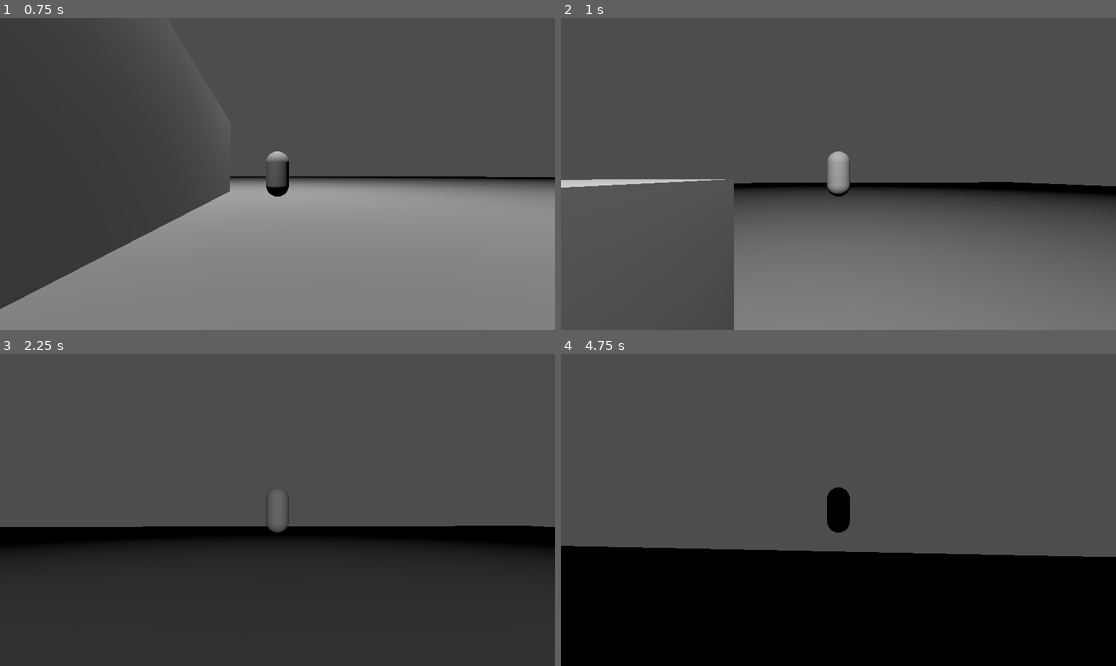
Above: before the commit, frames 1-4 (two rows, left to right).
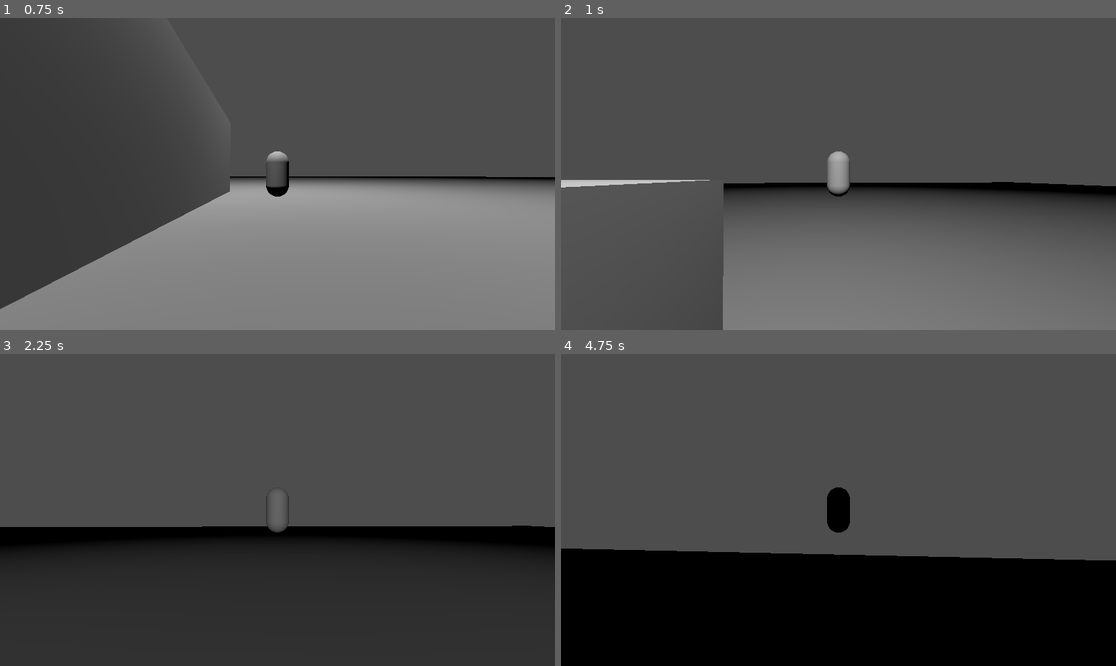
Above: after the commit, the same moments.

Repository: workingSpear/Metapathic
Game: Godot game, scene res://Scenes/test.tscn
Two runs of this game, one before a commit and one after it. Both use one fixed random seed, a clock stepped at 60 frames per second and the inputs below. The project has no main scene, so this scene is started directly.
Inputs (mouse positions are in pixels of both pictures, inside the frame that each line leads up to):
- Up to frame 1 (0.75 s): tap Enter at 0.5 s; move the mouse to (305, 174) at 0.52 s; hold W (forward) from 0.53 s (still down); hold Shift (sprint) from 0.53 s (still down)
- Up to frame 2 (1 s): keep holding W (forward); keep holding Shift (sprint); tap Space (jump) at 0.77, 0.8 s
- Up to frame 3 (2.25 s): keep holding W (forward); tap Space (jump) at 1.07, 1.35, 1.52, 1.82 s; move the mouse to (249, 510) at 1.27 s; release Shift (sprint) at 1.28 s; tap Shift (sprint) at 1.55 s; move the mouse to (288, 503) at 2.02 s; hold Shift (sprint) from 2.03 s (still down)
- Up to frame 4 (4.75 s): keep holding W (forward); tap Space (jump) at 2.3, 3.02, 3.32, 3.5, 3.77, 3.8, 4.07, 4.35, 4.52 s; move the mouse to (832, 516) at 2.77 s; release Shift (sprint) at 2.78 s; tap I at 2.85 s; tap Shift (sprint) at 3.05, 4.55 s; move the mouse to (877, 513) at 3.52 s; hold Shift (sprint) 3.53-4.28 s; move the mouse to (794, 506) at 4.27 s

Frame 1 is identical in both runs. In frame 2, 0.7% of the frame differs, in the area x 0-88%, y 44-100%; in frame 3, less than 0.1%; in frame 4, 1.0%, in the area x 0-100%, y 61-67%.

Commit message:
Rework movement logic into base classes

Diff:
--- a/Resources/Player States/move_state.tres
+++ b/Resources/Player States/move_state.tres
@@ -1,6 +1,6 @@
 [gd_resource type="Resource" script_class="MovementStateResource" load_steps=2 format=3 uid="uid://dd5hsc5a3imx6"]
 
-[ext_resource type="Script" uid="uid://b1ydx7ror70hj" path="res://Scripts/Resource Formats/movement_state_resource.gd" id="1_otm2d"]
+[ext_resource type="Script" uid="uid://b1ydx7ror70hj" path="res://Scripts/Resource Formats/move_state_data.gd" id="1_otm2d"]
 
 [resource]
 script = ExtResource("1_otm2d")
--- a/Scenes/test.tscn
+++ b/Scenes/test.tscn
@@ -1,9 +1,9 @@
 [gd_scene load_steps=13 format=3 uid="uid://dukooihowntnv"]
 
 [ext_resource type="Script" uid="uid://vq2cnw7hk5h7" path="res://Scripts/Player/player.gd" id="1_8od7v"]
-[ext_resource type="Script" uid="uid://b4ia70r53dfff" path="res://Scripts/Player/camera_controller.gd" id="1_lc1oi"]
-[ext_resource type="Script" uid="uid://b7admw81vwxsa" path="res://Scripts/States/movement_state_machine.gd" id="3_35xla"]
-[ext_resource type="Script" uid="uid://cb1vrs51wlmxm" path="res://Scripts/Player/player_movement_component.gd" id="3_qc4db"]
+[ext_resource type="Script" uid="uid://b4ia70r53dfff" path="res://Scripts/Player/player_camera_controller.gd" id="1_lc1oi"]
+[ext_resource type="Script" uid="uid://b7admw81vwxsa" path="res://Scripts/States/move_state_machine.gd" id="3_35xla"]
+[ext_resource type="Script" uid="uid://cb1vrs51wlmxm" path="res://Scripts/Player/player_move_input_component.gd" id="3_qc4db"]
 [ext_resource type="Script" uid="uid://dwkuy5p60r3i5" path="res://Scripts/Player/States/idle.gd" id="3_ys1qc"]
 [ext_resource type="Script" uid="uid://c3fmm64j3llva" path="res://Scripts/Player/States/move.gd" id="5_i3aeo"]
 [ext_resource type="Script" uid="uid://d0e8tvb8nlf5v" path="res://Scripts/Player/States/jump.gd" id="6_5wyu1"]
@@ -52,54 +52,54 @@
 [node name="MeshInstance3D" type="MeshInstance3D" parent="Player/MeshHolder"]
 mesh = SubResource("CapsuleMesh_8od7v")
 
-[node name="CameraHolder" type="Node3D" parent="Player" node_paths=PackedStringArray("yaw_node", "pitch_node", "camera")]
+[node name="PlayerCameraHolder" type="Node3D" parent="Player" node_paths=PackedStringArray("yaw_node", "pitch_node", "camera")]
 script = ExtResource("1_lc1oi")
 yaw_node = NodePath("CamYaw")
 pitch_node = NodePath("CamYaw/CamPitch")
 camera = NodePath("CamYaw/CamPitch/SpringArm3D/Camera3D")
 
-[node name="CamYaw" type="Node3D" parent="Player/CameraHolder"]
+[node name="CamYaw" type="Node3D" parent="Player/PlayerCameraHolder"]
 
-[node name="CamPitch" type="Node3D" parent="Player/CameraHolder/CamYaw"]
+[node name="CamPitch" type="Node3D" parent="Player/PlayerCameraHolder/CamYaw"]
 
-[node name="SpringArm3D" type="SpringArm3D" parent="Player/CameraHolder/CamYaw/CamPitch"]
+[node name="SpringArm3D" type="SpringArm3D" parent="Player/PlayerCameraHolder/CamYaw/CamPitch"]
 shape = SubResource("SphereShape3D_lc1oi")
 spring_length = 9.0
 
-[node name="Camera3D" type="Camera3D" parent="Player/CameraHolder/CamYaw/CamPitch/SpringArm3D"]
+[node name="Camera3D" type="Camera3D" parent="Player/PlayerCameraHolder/CamYaw/CamPitch/SpringArm3D"]
 transform = Transform3D(1, 0, 0, 0, 1, 0, 0, 0, 1, 0, 0, 1.4478154)
 
-[node name="MovementStateMachine" type="Node" parent="Player" node_paths=PackedStringArray("starting_state")]
+[node name="MoveStateMachine" type="Node" parent="Player" node_paths=PackedStringArray("starting_state")]
 script = ExtResource("3_35xla")
 starting_state = NodePath("Idle")
 
-[node name="Idle" type="Node" parent="Player/MovementStateMachine" node_paths=PackedStringArray("move_state", "jump_state", "fall_state")]
+[node name="Idle" type="Node" parent="Player/MoveStateMachine" node_paths=PackedStringArray("move_state", "fall_state", "jump_state")]
 script = ExtResource("3_ys1qc")
 move_state = NodePath("../Move")
+fall_state = NodePath("../Fall")
 jump_state = NodePath("../Jump")
-fall_state = NodePath("../Fall")
 
-[node name="Move" type="Node" parent="Player/MovementStateMachine" node_paths=PackedStringArray("idle_state", "jump_state", "fall_state")]
+[node name="Move" type="Node" parent="Player/MoveStateMachine" node_paths=PackedStringArray("idle_state", "jump_state", "fall_state")]
 script = ExtResource("5_i3aeo")
 idle_state = NodePath("../Idle")
 jump_state = NodePath("../Jump")
 fall_state = NodePath("../Fall")
 rotation_speed = 8.0
 
-[node name="Jump" type="Node" parent="Player/MovementStateMachine" node_paths=PackedStringArray("fall_state", "idle_state", "move_state")]
+[node name="Jump" type="Node" parent="Player/MoveStateMachine" node_paths=PackedStringArray("fall_state", "idle_state", "move_state")]
 script = ExtResource("6_5wyu1")
 fall_state = NodePath("../Fall")
 idle_state = NodePath("../Idle")
 move_state = NodePath("../Move")
 
-[node name="Fall" type="Node" parent="Player/MovementStateMachine" node_paths=PackedStringArray("idle_state", "move_state")]
+[node name="Fall" type="Node" parent="Player/MoveStateMachine" node_paths=PackedStringArray("idle_state", "move_state")]
 script = ExtResource("7_0c07c")
 idle_state = NodePath("../Idle")
 move_state = NodePath("../Move")
 
-[node name="PlayerMovementComponent" type="Node" parent="Player"]
+[node name="PlayerMoveInputComponent" type="Node" parent="Player"]
 script = ExtResource("3_qc4db")
 
-[connection signal="set_cam_rotation" from="Player/CameraHolder" to="Player/MovementStateMachine/Move" method="_on_camera_holder_set_cam_rotation"]
-[connection signal="set_cam_rotation" from="Player/CameraHolder" to="Player/MovementStateMachine/Jump" method="_on_camera_holder_set_cam_rotation"]
-[connection signal="set_cam_rotation" from="Player/CameraHolder" to="Player/MovementStateMachine/Fall" method="_on_camera_holder_set_cam_rotation"]
+[connection signal="set_cam_rotation" from="Player/PlayerCameraHolder" to="Player/MoveStateMachine/Move" method="_on_camera_holder_set_cam_rotation"]
+[connection signal="set_cam_rotation" from="Player/PlayerCameraHolder" to="Player/MoveStateMachine/Jump" method="_on_camera_holder_set_cam_rotation"]
+[connection signal="set_cam_rotation" from="Player/PlayerCameraHolder" to="Player/MoveStateMachine/Fall" method="_on_camera_holder_set_cam_rotation"]
--- a/Scripts/Player/States/fall.gd
+++ b/Scripts/Player/States/fall.gd
@@ -1,41 +1,28 @@
-extends MovementState
+extends MoveState
 
-@export var idle_state: MovementState
-@export var move_state: MovementState
-
-var move_direction: Vector3
-var cam_rotation: float
-var move_resource = preload("res://Resources/Player States/move_state.tres")
+@export var idle_state: MoveState
+@export var move_state: MoveState
 
 
-func _process_physics(_delta: float) -> MovementState:
-	move_direction = get_movement_input()
-	move_direction = move_direction.rotated(Vector3.UP, cam_rotation)
-	move_direction = move_direction.normalized()
+func process_physics(delta: float) -> MoveState:
+	var move_direction = get_rotated_move_direction()
 
-	var calculated_velocity: Vector3
-	var move_speed = move_resource.move_speed
-	if Input.is_action_pressed("sprint"):
-		move_speed = move_resource.move_speed_sprint
+	var move_speed = get_move_speed()
 
-	calculated_velocity.x = move_speed * move_direction.x
-	calculated_velocity.y = parent_obj.velocity.y
-	calculated_velocity.z = move_speed * move_direction.z
+	var target_move_velocity: Vector3 = move_direction * move_speed
+	target_move_velocity.y = parent_obj.velocity.y
 
 	parent_obj.velocity = parent_obj.velocity.move_toward(
-		calculated_velocity,
-		move_resource.acceleration * _delta,
+		target_move_velocity,
+		move_data.acceleration * delta,
 	)
 
-	parent_obj.velocity.y -= gravity * move_resource.gravity_fall_multiplier * _delta
+	parent_obj.velocity.y -= gravity * move_data.gravity_fall_multiplier * delta
 	parent_obj.move_and_slide()
 
 	if parent_obj.is_on_floor():
 		if move_direction.is_zero_approx() and parent_obj.velocity.is_zero_approx():
 			return idle_state
 		return move_state
+
 	return null
-
-
-func _on_camera_holder_set_cam_rotation(rotation: float) -> void:
-	cam_rotation = rotation
--- a/Scripts/Player/States/idle.gd
+++ b/Scripts/Player/States/idle.gd
@@ -1,28 +1,29 @@
-extends MovementState
+extends MoveState
 
-@export var move_state: MovementState
-@export var jump_state: MovementState
-@export var fall_state: MovementState
+@export var move_state: MoveState
+@export var fall_state: MoveState
+@export var jump_state: MoveState
 
 
-func _enter():
+func enter():
 	super()
 	parent_obj.velocity.x = 0
 	parent_obj.velocity.z = 0
 
 
-func _process_input(_event: InputEvent) -> MovementState:
+func process_input(_event: InputEvent) -> MoveState:
 	if get_jump() and parent_obj.is_on_floor():
 		return jump_state
-	if get_movement_input() != Vector3.ZERO:
+	if not get_move_input().is_zero_approx():
 		return move_state
 	return null
 
 
-func _process_physics(_delta: float) -> MovementState:
+func process_physics(delta: float) -> MoveState:
 	## TODO: do movement things here
-	parent_obj.velocity.y -= gravity * _delta
+	parent_obj.velocity.y -= gravity * delta
 	parent_obj.move_and_slide()
+
 	if !parent_obj.is_on_floor():
 		return fall_state
 	return null
--- a/Scripts/Player/States/jump.gd
+++ b/Scripts/Player/States/jump.gd
@@ -1,40 +1,30 @@
-extends MovementState
+extends MoveState
 
-@export var fall_state: MovementState
-@export var idle_state: MovementState
-@export var move_state: MovementState
+@export var fall_state: MoveState
+@export var idle_state: MoveState
+@export var move_state: MoveState
 @export var jump_force: float = 20.0
 
-var move_direction: Vector3
-var cam_rotation: float
-var move_resource = preload("res://Resources/Player States/move_state.tres")
 
-
-func _enter() -> void:
+func enter() -> void:
 	super()
 	parent_obj.velocity.y = jump_force
 
 
-func _process_physics(delta: float) -> MovementState:
-	move_direction = get_movement_input()
-	move_direction = move_direction.rotated(Vector3.UP, cam_rotation)
-	move_direction = move_direction.normalized()
+func process_physics(delta: float) -> MoveState:
+	var move_direction = get_rotated_move_direction()
 
-	var calculated_velocity: Vector3
-	var move_speed = move_resource.move_speed
-	if Input.is_action_pressed("sprint"):
-		move_speed = move_resource.move_speed_sprint
+	var move_speed = get_move_speed()
 
-	calculated_velocity.x = move_speed * move_direction.x
-	calculated_velocity.y = parent_obj.velocity.y
-	calculated_velocity.z = move_speed * move_direction.z
+	var target_move_velocity: Vector3 = move_direction * move_speed
+	target_move_velocity.y = parent_obj.velocity.y
 
 	parent_obj.velocity = parent_obj.velocity.move_toward(
-		calculated_velocity,
-		move_resource.acceleration * delta,
+		target_move_velocity,
+		move_data.acceleration * delta,
 	)
 
-	parent_obj.velocity.y -= gravity * move_resource.gravity_jump_multiplier * delta
+	parent_obj.velocity.y -= gravity * move_data.gravity_jump_multiplier * delta
 	parent_obj.move_and_slide()
 
 	if parent_obj.is_on_floor():
@@ -42,11 +32,7 @@
 			return move_state
 		return idle_state
 
-	if not Input.is_action_pressed("jump") or parent_obj.velocity.y < 0:
+	if not get_jump_hold() or parent_obj.velocity.y < 0:
 		return fall_state
 
 	return null
-
-
-func _on_camera_holder_set_cam_rotation(rotation: float) -> void:
-	cam_rotation = rotation
--- a/Scripts/Player/States/move.gd
+++ b/Scripts/Player/States/move.gd
@@ -1,38 +1,25 @@
-extends MovementState
+extends MoveState
 
-@export var idle_state: MovementState
-@export var jump_state: MovementState
-@export var fall_state: MovementState
+@export var idle_state: MoveState
+@export var jump_state: MoveState
+@export var fall_state: MoveState
 @export var rotation_speed: float
 
-var move_direction: Vector3
-var cam_rotation: float
-var move_resource = preload("res://Resources/Player States/move_state.tres")
 
+func process_physics(delta: float) -> MoveState:
+	var move_direction = get_rotated_move_direction()
 
-func _process_physics(_delta: float) -> MovementState:
-	if get_jump() and parent_obj.is_on_floor():
-		return jump_state
+	var move_speed = get_move_speed()
 
-	move_direction = get_movement_input()
-	move_direction = move_direction.rotated(Vector3.UP, cam_rotation)
-	move_direction = move_direction.normalized()
-
-	var calculated_velocity: Vector3
-	var move_speed = move_resource.move_speed
-	if Input.is_action_pressed("sprint"):
-		move_speed = move_resource.move_speed_sprint
-
-	calculated_velocity.x = move_speed * move_direction.x
-	calculated_velocity.y = parent_obj.velocity.y
-	calculated_velocity.z = move_speed * move_direction.z
+	var target_move_velocity: Vector3 = move_direction * move_speed
+	target_move_velocity.y = parent_obj.velocity.y
 
 	parent_obj.velocity = parent_obj.velocity.move_toward(
-		calculated_velocity,
-		move_resource.acceleration * _delta,
+		target_move_velocity,
+		move_data.acceleration * delta,
 	)
 
-	parent_obj.velocity.y -= gravity * move_resource.gravity_fall_multiplier * _delta
+	parent_obj.velocity.y -= gravity * move_data.gravity_fall_multiplier * delta
 	parent_obj.move_and_slide()
 
 	var target_rot = atan2(move_direction.x, move_direction.z) - parent_obj.rotation.y
@@ -43,8 +30,8 @@
 
 	if !parent_obj.is_on_floor():
 		return fall_state
+
+	if get_jump() and parent_obj.is_on_floor():
+		return jump_state
+
 	return null
-
-
-func _on_camera_holder_set_cam_rotation(rotation: float) -> void:
-	cam_rotation = rotation
--- a/Scripts/Player/player.gd
+++ b/Scripts/Player/player.gd
@@ -1,22 +1,26 @@
 class_name Player
 extends CharacterBody3D
 
-@onready var movement_state_machine: Node = $MovementStateMachine
-@onready var player_move_component = $PlayerMovementComponent
+var player_move_data: MoveStateData = preload("res://Resources/Player States/move_state.tres")
+
+@onready var move_state_machine: MoveStateMachine = $MoveStateMachine
+@onready var player_move_input_component: PlayerMoveInputComponent = $PlayerMoveInputComponent
 @onready var mesh_holder = $MeshHolder
+@onready var camera_holder: PlayerCameraController = $PlayerCameraHolder
 
 
 func _ready() -> void:
-	movement_state_machine.init(self, mesh_holder, player_move_component)
+	camera_holder.set_cam_rotation.connect(player_move_input_component._on_camera_holder_set_cam_rotation)
+	move_state_machine.init(self, mesh_holder, player_move_input_component, player_move_data)
 
 
 func _process(delta: float) -> void:
-	movement_state_machine.process_frame(delta)
+	move_state_machine.process_frame(delta)
 
 
 func _physics_process(delta: float) -> void:
-	movement_state_machine.process_physics(delta)
+	move_state_machine.process_physics(delta)
 
 
 func _unhandled_input(event: InputEvent) -> void:
-	movement_state_machine.process_input(event)
+	move_state_machine.process_input(event)
--- a/Scripts/Player/camera_controller.gd
+++ b/Scripts/Player/player_camera_controller.gd
@@ -1,3 +1,4 @@
+class_name PlayerCameraController
 extends Node
 
 signal set_cam_rotation(cam_rotation: float)
@@ -10,7 +11,7 @@
 @export var pitch_max: float = 30
 @export var pitch_min: float = -70
 
-var player_prefrences: Player_Prefrences = preload("res://Resources/player_preferences.tres")
+var player_preferences: PlayerPreferences = preload("res://Resources/player_preferences.tres")
 var yaw: float = 0
 var pitch: float = 0
 var yaw_sensitivity: float
@@ -19,8 +20,8 @@
 
 func _ready() -> void:
 	Input.mouse_mode = Input.MOUSE_MODE_CAPTURED
-	yaw_sensitivity = player_prefrences.yaw_sensitivity
-	pitch_sensitivity = player_prefrences.pitch_sensitivity
+	yaw_sensitivity = player_preferences.yaw_sensitivity
+	pitch_sensitivity = player_preferences.pitch_sensitivity
 
 
 func _physics_process(delta: float) -> void:
--- /dev/null
+++ b/Scripts/Player/player_move_input_component.gd
@@ -0,0 +1,34 @@
+class_name PlayerMoveInputComponent
+extends MoveInputComponent
+
+var camera_rotation: float
+
+
+func get_move_direction() -> Vector3:
+	var move_direction: Vector3
+	move_direction.x = Input.get_action_strength("right") - Input.get_action_strength("left")
+	move_direction.z = Input.get_action_strength("backward") - Input.get_action_strength("forward")
+	return move_direction
+
+
+func get_move_rotation() -> float:
+	return camera_rotation
+
+
+## Return a boolean indicating if the character wants to jump
+func wants_jump() -> bool:
+	return Input.is_action_just_pressed("jump")
+
+
+## Return a boolean indicating if the character wants to jump
+func wants_jump_hold() -> bool:
+	return Input.is_action_pressed("jump")
+
+
+## Return a boolean indicating if the character wants to sprint
+func wants_sprint() -> bool:
+	return Input.is_action_pressed("sprint")
+
+
+func _on_camera_holder_set_cam_rotation(rotation: float) -> void:
+	camera_rotation = rotation
--- a/Scripts/Player/player_movement_component.gd
+++ /dev/null
@@ -1,14 +0,0 @@
-class_name PlayerMoveComponent
-extends Node
-
-
-func get_movement_direction() -> Vector3:
-	var movement_direction: Vector3
-	movement_direction.x = Input.get_action_strength("right") - Input.get_action_strength("left")
-	movement_direction.z = Input.get_action_strength("backward") - Input.get_action_strength("forward")
-	return movement_direction
-
-
-# Return a boolean indicating if the character wants to jump
-func wants_jump() -> bool:
-	return Input.is_action_just_pressed("jump")
--- a/Scripts/Resource Formats/movement_state_resource.gd
+++ b/Scripts/Resource Formats/move_state_data.gd
@@ -1,4 +1,4 @@
-class_name MovementStateResource
+class_name MoveStateData
 extends Resource
 
 @export var move_speed: float = 15
--- a/Scripts/Resource Formats/player_preferences.gd
+++ b/Scripts/Resource Formats/player_preferences.gd
@@ -1,4 +1,4 @@
-class_name Player_Prefrences
+class_name PlayerPreferences
 extends Resource
 
 @export var yaw_sensitivity: float
--- /dev/null
+++ b/Scripts/States/move_input_component.gd
@@ -0,0 +1,32 @@
+class_name MoveInputComponent
+extends Node
+
+
+## Returns a Vector3 indicating the character's target move direction.
+## Must be implemented by child classes.
+func get_move_direction() -> Vector3:
+	return Vector3.ZERO
+
+
+## Returns a float indicating the angle to rotate the character's move.
+## Must be implemented by child classes.
+func get_move_rotation() -> float:
+	return 0.0
+
+
+## Return a boolean indicating if the character wants to jump.
+## Must be implemented by child classes.
+func wants_jump() -> bool:
+	return false
+
+
+## Return a boolean indicating if the character is holding jump.
+## Must be implemented by child classes.
+func wants_jump_hold() -> bool:
+	return false
+
+
+## Returns a boolean indicating if the character wants to sprint.
+## Must be implemented by child classes.
+func wants_sprint() -> bool:
+	return false
--- /dev/null
+++ b/Scripts/States/move_state.gd
@@ -0,0 +1,56 @@
+class_name MoveState
+extends Node
+
+var gravity: int = ProjectSettings.get_setting("physics/3d/default_gravity")
+var move_component: MoveInputComponent
+var move_data: MoveStateData
+var parent_obj: CharacterBody3D
+var mesh_holder: Node3D
+
+
+func enter() -> void:
+	pass
+
+
+func exit() -> void:
+	pass
+
+
+func process_input(_event: InputEvent) -> MoveState:
+	return null
+
+
+func process_frame(_delta: float) -> MoveState:
+	return null
+
+
+func process_physics(_delta: float) -> MoveState:
+	return null
+
+
+func get_move_input() -> Vector3:
+	return move_component.get_move_direction().normalized()
+
+
+func get_move_rotation() -> float:
+	return move_component.get_move_rotation()
+
+
+func get_rotated_move_direction() -> Vector3:
+	return get_move_input().rotated(Vector3.UP, get_move_rotation())
+
+
+func get_move_speed() -> float:
+	return move_data.move_speed_sprint if get_sprint() else move_data.move_speed
+
+
+func get_jump() -> bool:
+	return move_component.wants_jump()
+
+
+func get_jump_hold() -> bool:
+	return move_component.wants_jump_hold()
+
+
+func get_sprint() -> bool:
+	return move_component.wants_sprint()
--- a/Scripts/States/movement_state_machine.gd
+++ b/Scripts/States/move_state_machine.gd
@@ -1,47 +1,48 @@
-class_name MovementStateMachine
+class_name MoveStateMachine
 extends Node
 
-@export var starting_state: MovementState
+@export var starting_state: MoveState
 
-var current_state: MovementState
+var current_state: MoveState
 
 
 # Initialize the state machine by giving each child state a reference to the
 # parent object it belongs to and enter the default starting_state.
-func init(parent: CharacterBody3D, mesh_holder: Node3D, move_component: PlayerMoveComponent) -> void:
-	for child: MovementState in get_children():
+func init(parent: CharacterBody3D, mesh_holder: Node3D, move_component: MoveInputComponent, move_data: MoveStateData) -> void:
+	for child: MoveState in get_children():
 		child.parent_obj = parent
 		child.mesh_holder = mesh_holder
 		child.move_component = move_component
+		child.move_data = move_data
 
 	# Initialize to the default state
 	change_state(starting_state)
 
 
 # Change to the new state by first calling any exit logic on the current state.
-func change_state(new_state: MovementState) -> void:
+func change_state(new_state: MoveState) -> void:
 	if current_state:
-		current_state._exit()
+		current_state.exit()
 	print("Now entering: ", new_state.name)
 	current_state = new_state
-	current_state._enter()
+	current_state.enter()
 
 
 # Pass through functions for the Player to call,
 # handling state changes as needed.
 func process_physics(delta: float) -> void:
-	var new_state = current_state._process_physics(delta)
+	var new_state = current_state.process_physics(delta)
 	if new_state:
 		change_state(new_state)
 
 
 func process_input(event: InputEvent) -> void:
-	var new_state = current_state._process_input(event)
+	var new_state = current_state.process_input(event)
 	if new_state:
 		change_state(new_state)
 
 
 func process_frame(delta: float) -> void:
-	var new_state = current_state._process_frame(delta)
+	var new_state = current_state.process_frame(delta)
 	if new_state:
 		change_state(new_state)
--- a/Scripts/States/movement_state.gd
+++ /dev/null
@@ -1,35 +0,0 @@
-class_name MovementState
-extends Node
-
-var move_component
-var gravity: int = ProjectSettings.get_setting("physics/3d/default_gravity")
-var parent_obj: CharacterBody3D
-var mesh_holder: Node3D
-
-
-func get_movement_input() -> Vector3:
-	return move_component.get_movement_direction()
-
-
-func get_jump() -> bool:
-	return move_component.wants_jump()
-
-
-func _enter() -> void:
-	pass
-
-
-func _exit() -> void:
-	pass
-
-
-func _process_input(_event: InputEvent) -> MovementState:
-	return null
-
-
-func _process_frame(_delta: float) -> MovementState:
-	return null
-
-
-func _process_physics(_delta: float) -> MovementState:
-	return null
Renamed: Scripts/Player/camera_controller.gd.uid -> Scripts/Player/player_camera_controller.gd.uid
Renamed: Scripts/Player/player_movement_component.gd.uid -> Scripts/Player/player_move_input_component.gd.uid
Renamed: Scripts/Resource Formats/movement_state_resource.gd.uid -> Scripts/Resource Formats/move_state_data.gd.uid
Not shown, added: Scripts/States/move_input_component.gd.uid
Renamed: Scripts/States/movement_state.gd.uid -> Scripts/States/move_state.gd.uid
Renamed: Scripts/States/movement_state_machine.gd.uid -> Scripts/States/move_state_machine.gd.uid
